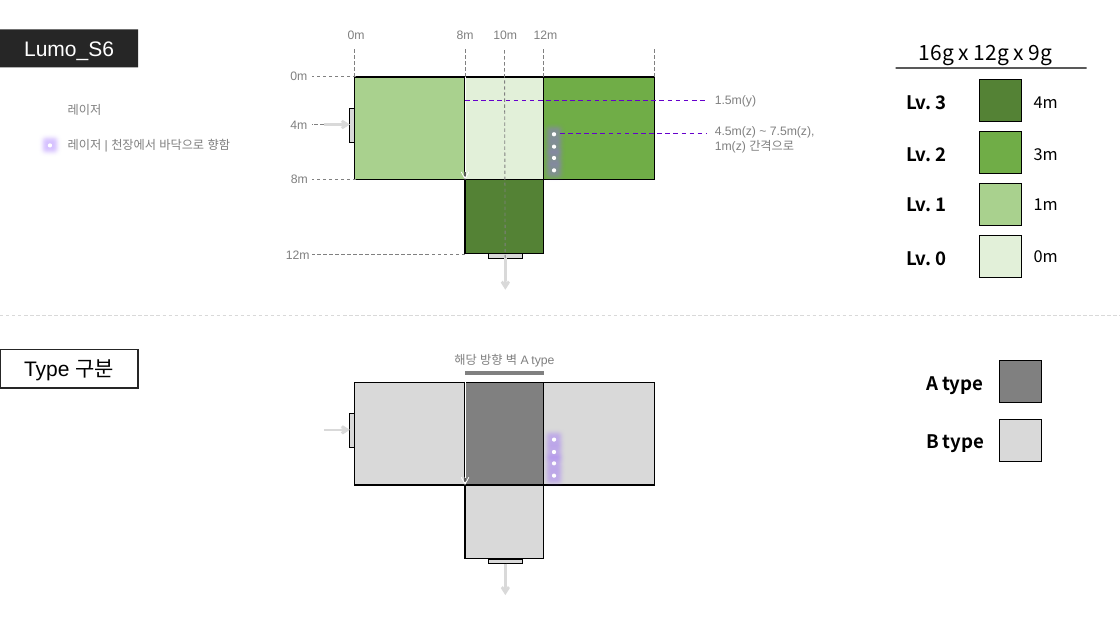
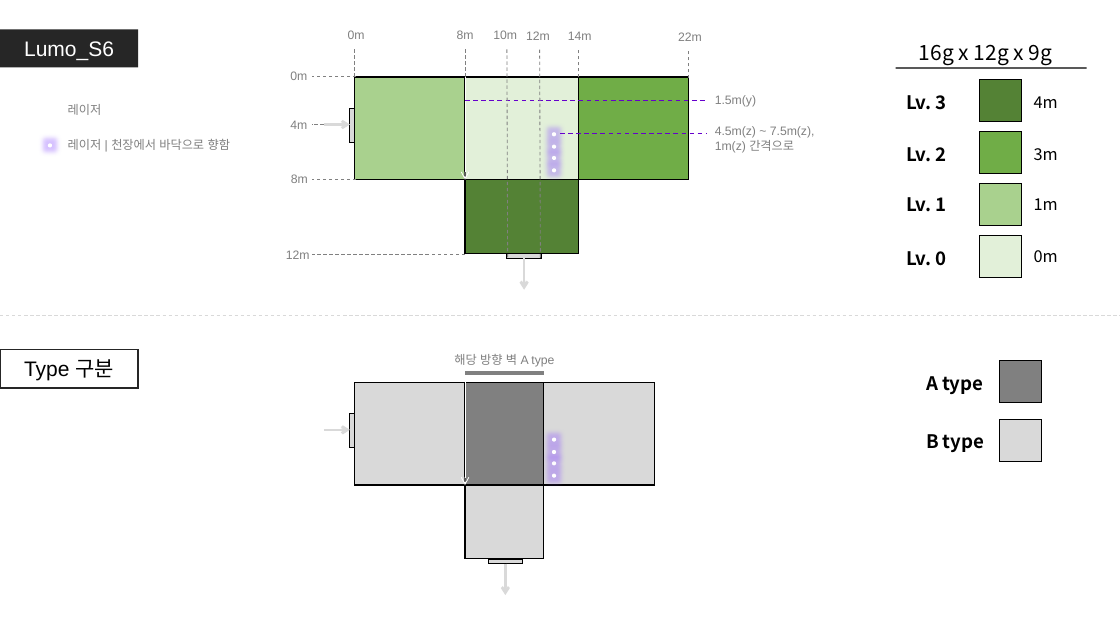
Before and after one commit to GGMGangsterHamster/GangsterHamster, a slide deck: slide 11 of Documents/LevelDesign/LumoStage/Lumo_Stage.pptx (slide 5 before the commit). Drawn at 1120x630 pixels with LibreOffice and Linux fonts; fonts in the diff are those of the drawing. Boxes give left, top, right and bottom in pixels: in the first picture for what was removed or moved away, otherwise in the second. Text is boxed around its words. In the diff, an @@ line names an element or a change of style, - is before the commit and + after.

```diff
--- a/Documents/LevelDesign/LumoStage/Lumo_Stage.pptx
+++ b/Documents/LevelDesign/LumoStage/Lumo_Stage.pptx
@@ text "12m" moved from (x1=534, y1=30, x2=558, y2=39) to (x1=526, y1=31, x2=550, y2=40) @@
@@ line added from (540, 258) to (539, 48), #808080 0.75 pt dashed @@
@@ text added at (x1=568, y1=31, x2=592, y2=40), 10.5 pt, text #808080 @@
+14m
@@ text added at (x1=678, y1=32, x2=702, y2=41), 10.5 pt, text #808080 @@
+22m
@@ 2 lines, 1 rectangle moved together from (x1=544, y1=48, x2=655, y2=180) to (x1=578, y1=49, x2=689, y2=180) @@
@@ rectangle resized from (x1=465, y1=77, x2=544, y2=180) to (x1=465, y1=77, x2=579, y2=180) @@
@@ rectangle resized from (x1=465, y1=180, x2=544, y2=254) to (x1=465, y1=180, x2=579, y2=254) @@
@@ rectangle moved from (x1=489, y1=253, x2=523, y2=258) to (x1=507, y1=253, x2=542, y2=258) @@
@@ arrow moved from (506, 258) - (506, 290) to (524, 258) - (524, 290) @@
```
Also in this commit, not shown: 2 other slides changed, 10 slides added, 2 other files.
